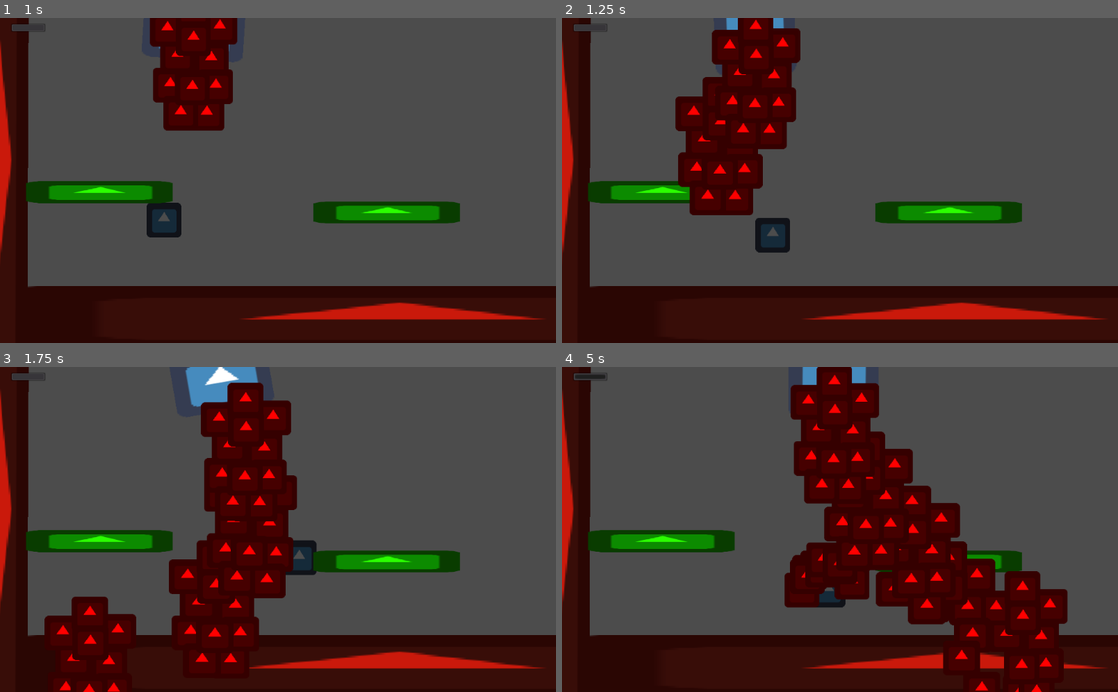
Above: before the commit, frames 1-4 (two rows, left to right).
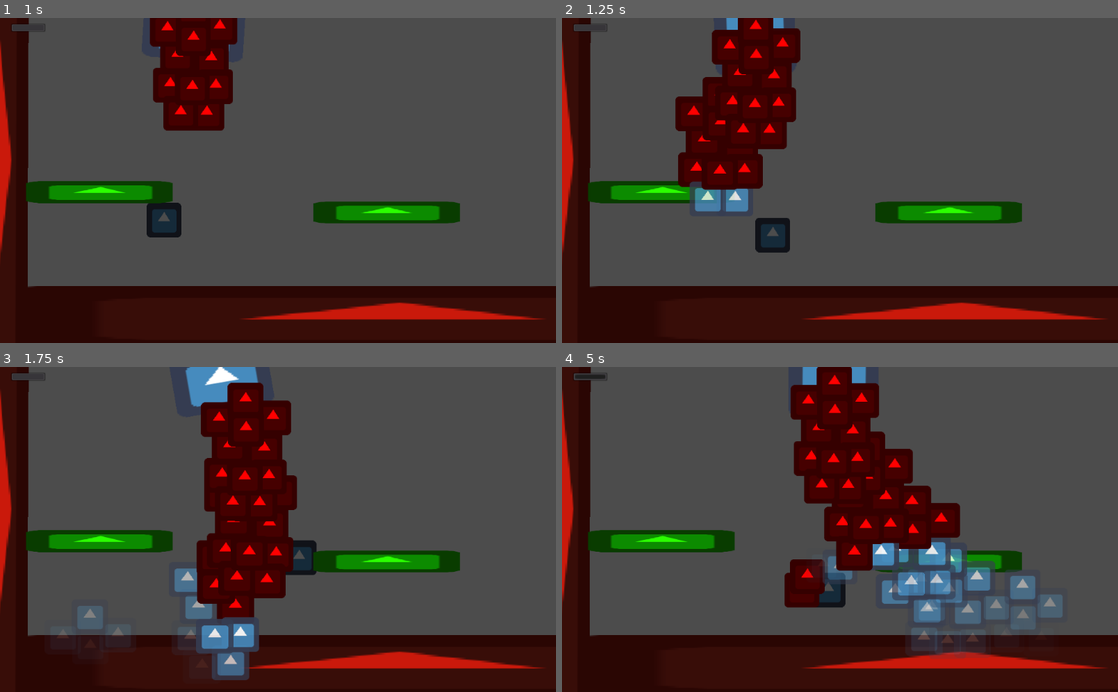
Above: after the commit, the same moments.

Repository: uspgamedev/welcome-to-your-mind
Game: Godot game, scene res://Stages/Depression/DepressionPuzzle1.tscn
Same seed, same stepped clock (60 frames per second), same inputs: the game is played once before the commit and once after it. The engine's default icon, where the game draws it, is replaced by a stand-in: a white triangle on a blue panel in a dark square.
Inputs:
- Up to frame 1 (1 s): hold Right (ui_right) from 0.53 s (still down); tap Up (ui_up) at 0.77 s
- Up to frame 2 (1.25 s): keep holding Right (ui_right)
- Up to frame 3 (1.75 s): keep holding Right (ui_right); tap Up (ui_up) at 1.52 s
- Up to frame 4 (5 s): release Right (ui_right) at 2.03 s; hold Left (ui_left) 2.03-2.78 s; hold Right (ui_right) 2.78-4.28 s; tap Up (ui_up) at 3.02, 3.77, 4.52 s; hold Left (ui_left) from 4.28 s (still down)

Frame 1 is identical in both runs. In frame 2, 1.0% of the frame differs, in the area x 22-35%, y 50-61%; in frame 3, 5.8%; in frame 4, 10%, in the area x 41-91%, y 52-100%.

Commit message:
Dying triggers don't stick anymore and made BadTriggers "evil"

Diff:
--- a/Stages/Depression/Enemies/TriggerBad.tscn
+++ b/Stages/Depression/Enemies/TriggerBad.tscn
@@ -10,13 +10,12 @@
 
 [node name="TriggerBad" instance=ExtResource( 1 )]
 
-modulate = Color( 1, 1, 1, 1 )
 script = ExtResource( 2 )
+evil = true
 
 [node name="Sprite" parent="." index="0"]
 
 modulate = Color( 1, 0, 0, 1 )
-position = Vector2( 0, 10 )
 
 [node name="CollisionShape2D" type="CollisionShape2D" parent="Area2D" index="0"]
 
--- a/Stages/Depression/Enemies/TriggerBase.gd
+++ b/Stages/Depression/Enemies/TriggerBase.gd
@@ -32,6 +32,7 @@
 
 func die():
 	var AnimPlayer = $Sprite/AnimationPlayer
+	get_node("Area2D").queue_free()
 	AnimPlayer.play("die")
 	yield(AnimPlayer, "animation_finished")
 	queue_free()
--- a/Stages/Depression/Enemies/TriggerWave.tscn
+++ b/Stages/Depression/Enemies/TriggerWave.tscn
@@ -227,6 +227,7 @@
 modulate = Color( 1, 0, 0, 1 )
 position = Vector2( 32.5022, 1.10803 )
 script = ExtResource( 3 )
+evil = true
 
 [node name="CollisionShape2D" type="CollisionShape2D" parent="TriggerBase/Area2D" index="0"]
 
@@ -245,6 +246,7 @@
 modulate = Color( 1, 0, 0, 1 )
 position = Vector2( 48.1808, -57.4263 )
 script = ExtResource( 3 )
+evil = true
 
 [node name="AnimationPlayer" parent="TriggerBase2/Sprite" index="0"]
 
@@ -267,6 +269,7 @@
 modulate = Color( 1, 0, 0, 1 )
 position = Vector2( -43.0146, 49.1909 )
 script = ExtResource( 3 )
+evil = true
 
 [node name="AnimationPlayer" parent="TriggerBase3/Sprite" index="0"]
 
@@ -289,6 +292,7 @@
 modulate = Color( 1, 0, 0, 1 )
 position = Vector2( -29.7682, -5.01938 )
 script = ExtResource( 3 )
+evil = true
 
 [node name="AnimationPlayer" parent="TriggerBase4/Sprite" index="0"]
 
@@ -311,6 +315,7 @@
 modulate = Color( 1, 0, 0, 1 )
 position = Vector2( 24.2963, 101.678 )
 script = ExtResource( 3 )
+evil = true
 
 [node name="AnimationPlayer" parent="TriggerBase5/Sprite" index="0"]
 
@@ -333,6 +338,7 @@
 modulate = Color( 1, 0, 0, 1 )
 position = Vector2( 40.8346, 51.8613 )
 script = ExtResource( 3 )
+evil = true
 
 [node name="AnimationPlayer" parent="TriggerBase6/Sprite" index="0"]
 
@@ -355,6 +361,7 @@
 modulate = Color( 1, 0, 0, 1 )
 position = Vector2( -48.2906, -54.0524 )
 script = ExtResource( 3 )
+evil = true
 
 [node name="AnimationPlayer" parent="TriggerBase7/Sprite" index="0"]
 
@@ -377,6 +384,7 @@
 modulate = Color( 1, 0, 0, 1 )
 position = Vector2( -23.8281, 100.916 )
 script = ExtResource( 3 )
+evil = true
 
 [node name="AnimationPlayer" parent="TriggerBase8/Sprite" index="0"]
 
@@ -399,6 +407,7 @@
 modulate = Color( 1, 0, 0, 1 )
 position = Vector2( -0.858673, -89.7392 )
 script = ExtResource( 3 )
+evil = true
 
 [node name="AnimationPlayer" parent="TriggerBase9/Sprite" index="0"]
 
@@ -421,6 +430,7 @@
 modulate = Color( 1, 0, 0, 1 )
 position = Vector2( -2.33605, 54.3045 )
 script = ExtResource( 3 )
+evil = true
 
 [node name="AnimationPlayer" parent="TriggerBase10/Sprite" index="0"]
 
@@ -443,6 +453,7 @@
 modulate = Color( 1, 0, 0, 1 )
 position = Vector2( -0.119985, -36.5539 )
 script = ExtResource( 3 )
+evil = true
 
 [node name="AnimationPlayer" parent="TriggerBase11/Sprite" index="0"]
 
